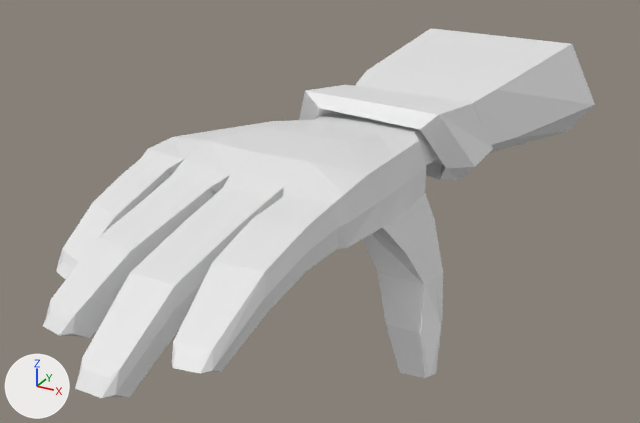
What one commit did to the Blender file 09_NPC/Model/hand_basic.blend.
Both versions are drawn from a 50 mm lens placed at (4.12, -7.31, 3.43), pointed at (-0.02, 0.21, -0.34). Lighting does not change. The marker at lower left points along +X, +Y and +Z.

The scene before the commit, as lines of its bpy script (objects in view):
```python
me_cube_002 = bpy.data.meshes.new('Cube.002')
me_cube_002.from_pydata(...)  # 222 vertices, 220 faces; spans x -1.72..1.16, y -3.72..3.26, z -1.24..0.73
me_cube_003 = bpy.data.meshes.new('Cube.003')
me_cube_003.from_pydata(...)  # 42 vertices, 40 faces; spans x -1.27..1.55, y -2.63..1.08, z -0.71..0.68
ob_hand_basic = bpy.data.objects.new('Hand_basic', me_cube_002)
ob_hand_basic.location = (0.0, 0.0, 0.0)
ob_hand_basic.scale = (-1.0, 1.0, 1.0)
ob_manche = bpy.data.objects.new('Manche', me_cube_003)
ob_manche.location = (0.209, 3.708, 0.0)
```
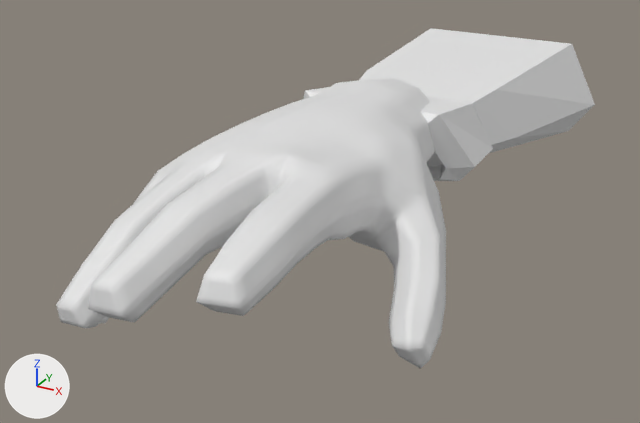
Changed parts and their boxes (x1, y1, x2, y2) in the pictures (640 x 423 px):
'Hand_basic', hidden: before (43, 112, 443, 398)
'Hand_Cartoon_Hand', added: after (56, 78, 446, 369)

Patch to the scene script:
```diff
--- a/09_NPC/Model/hand_basic.blend.py
+++ b/09_NPC/Model/hand_basic.blend.py
@@ mat_default_obj @@
+mat_default_obj = principled_material('Default OBJ')
+mat_default_obj.base_color = (0.8, 0.8, 0.8)  # white #e7e7e7
@@ me_cube_002 @@
 # used by ob_hand_basic; location = (0.0, 0.0, 0.0); scale = (-1.0, 1.0, 1.0)
-me_cube_002.from_pydata(...)  # 222 vertices, 220 faces; spans x -1.72..1.16, y -3.72..3.26, z -1.24..0.73
+me_cube_002.from_pydata(...)  # 222 vertices, 220 faces; spans x -1.72..1.2, y -3.53..3.26, z -1.24..0.76
+# me_cube_002 part 1: 163 of 222 vertices moved; they spanned x -1.21..1.16, y -3.72..1.09, z -0.2..0.67 and now span x -1.33..1.2, y -3.53..1.09, z -0.44..0.76; mean shift (0.0, 0.16, 0.0); largest move (-0.55, 0.38, -0.18) -> (-0.71, 0.21, -0.44)
@@ me_hand_cartoon_hand @@
+me_hand_cartoon_hand.from_pydata(...)  # 254 vertices, 253 faces; spans x -0.188..0.114, y -0.444..0.063, z -0.092..0.066
+me_hand_cartoon_hand.materials.append(mat_default_obj)  # white #e7e7e7
@@ ob_hand_basic @@
 ob_hand_basic.scale = (-1.0, 1.0, 1.0)
+ob_hand_basic.hide_set(True)
@@ ob_hand_cartoon_hand @@
+ob_hand_cartoon_hand = bpy.data.objects.new('Hand_Cartoon_Hand', me_hand_cartoon_hand)
+ob_hand_cartoon_hand.location = (0.087, 1.108, 0.27)
+ob_hand_cartoon_hand.rotation_euler = (3.142, -3.142, 3.142)  # degrees (180, -180, 180)
+ob_hand_cartoon_hand.scale = (-9.98, 9.98, 9.98)
+_m = ob_hand_cartoon_hand.modifiers.new('Subdivision', 'SUBSURF')
+_m.subdivision_type = 'SIMPLE'
```
